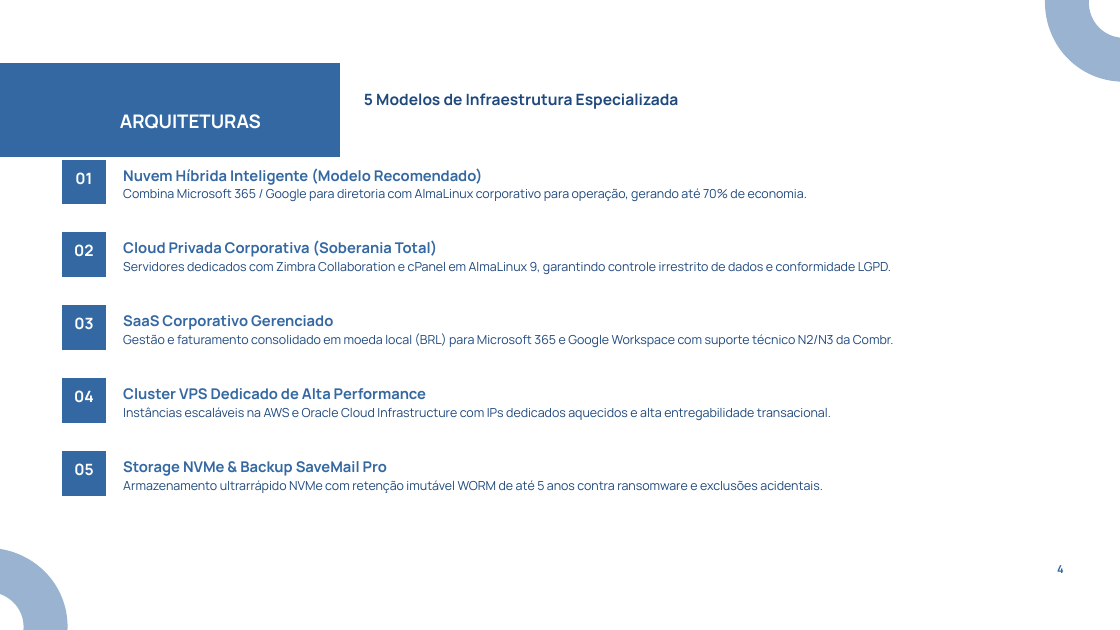
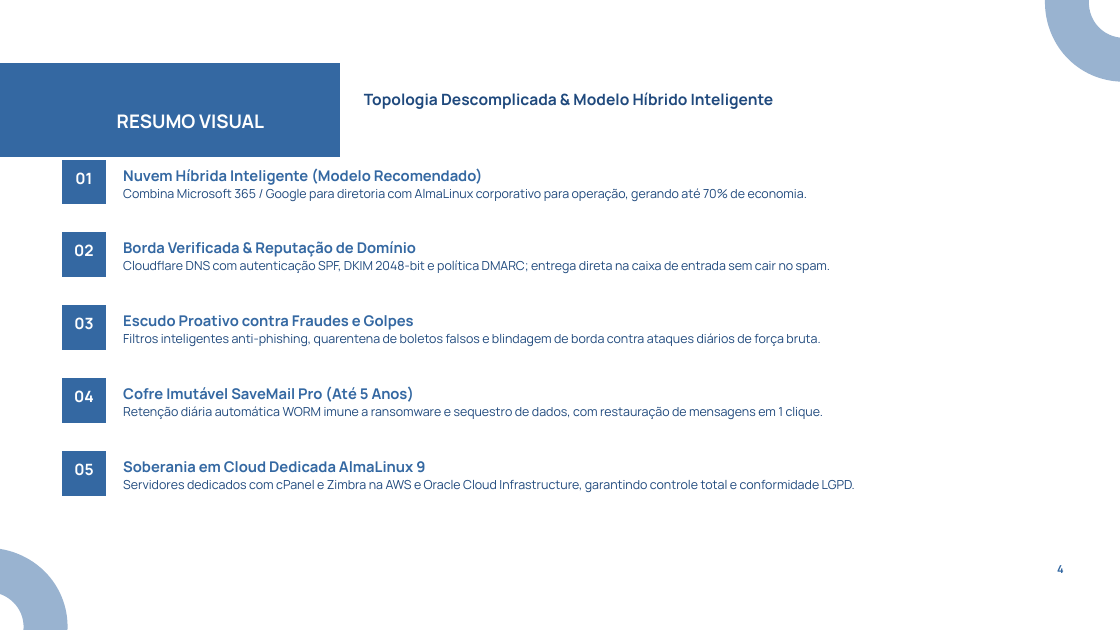
Before and after one commit to Viniciusulpicio/wizard-pattern, a slide deck: slide 4 of PADRAO.pptx. Drawn at 1120x630 pixels with LibreOffice and Linux fonts; fonts in the diff are those of the drawing; background and template pictures are left out. Boxes give left, top, right and bottom in pixels: in the first picture for what was removed or moved away, otherwise in the second. Text is boxed around its words. In the diff, an @@ line names an element or a change of style, - is before the commit and + after.

Commit message:
feat(slides): atualiza apresentacao final e assets para github pages

```diff
--- a/PADRAO.pptx
+++ b/PADRAO.pptx
@@ text at (x1=117, y1=114, x2=264, y2=129): text changed @@
-ARQUITETURAS
+RESUMO VISUAL
@@ text at (x1=364, y1=92, x2=774, y2=109): text changed @@
-5 Modelos de Infraestrutura Especializada
+Topologia Descomplicada & Modelo Híbrido Inteligente
@@ text at (x1=123, y1=241, x2=830, y2=273): text changed @@
-Cloud Privada Corporativa (Soberania Total)
-Servidores dedicados com Zimbra Collaboration e cPanel em AlmaLinux 9, garantindo controle irrestrito de dados e conformidade LGPD.
+Borda Verificada & Reputação de Domínio
+Cloudflare DNS com autenticação SPF, DKIM 2048-bit e política DMARC; entrega direta na caixa de entrada sem cair no spam.
@@ text at (x1=123, y1=315, x2=820, y2=346): text changed @@
-SaaS Corporativo Gerenciado
-Gestão e faturamento consolidado em moeda local (BRL) para Microsoft 365 e Google Workspace com suporte técnico N2/N3 da Combr.
+Escudo Proativo contra Fraudes e Golpes
+Filtros inteligentes anti-phishing, quarentena de boletos falsos e blindagem de borda contra ataques diários de força bruta.
@@ text at (x1=123, y1=386, x2=823, y2=419): text changed @@
-Cluster VPS Dedicado de Alta Performance
-Instâncias escaláveis na AWS e Oracle Cloud Infrastructure com IPs dedicados aquecidos e alta entregabilidade transacional.
+Cofre Imutável SaveMail Pro (Até 5 Anos)
+Retenção diária automática WORM imune a ransomware e sequestro de dados, com restauração de mensagens em 1 clique.
@@ text at (x1=123, y1=461, x2=855, y2=492): text changed @@
-Storage NVMe & Backup SaveMail Pro
-Armazenamento ultrarrápido NVMe com retenção imutável WORM de até 5 anos contra ransomware e exclusões acidentais.
+Soberania em Cloud Dedicada AlmaLinux 9
+Servidores dedicados com cPanel e Zimbra na AWS e Oracle Cloud Infrastructure, garantindo controle total e conformidade LGPD.
```
Also in this commit, not shown: 3 other slides changed, 1 slide added, 8 other files.
